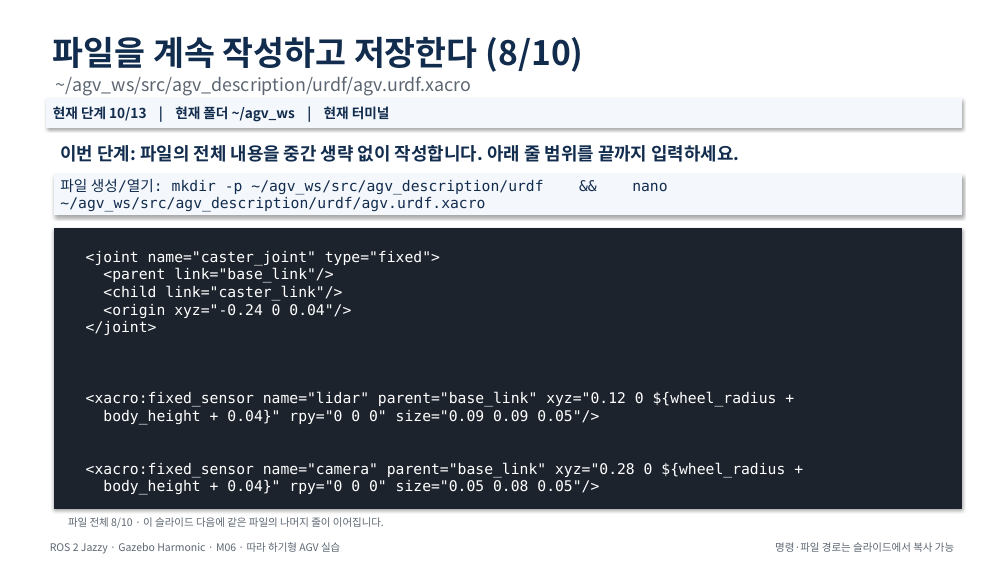
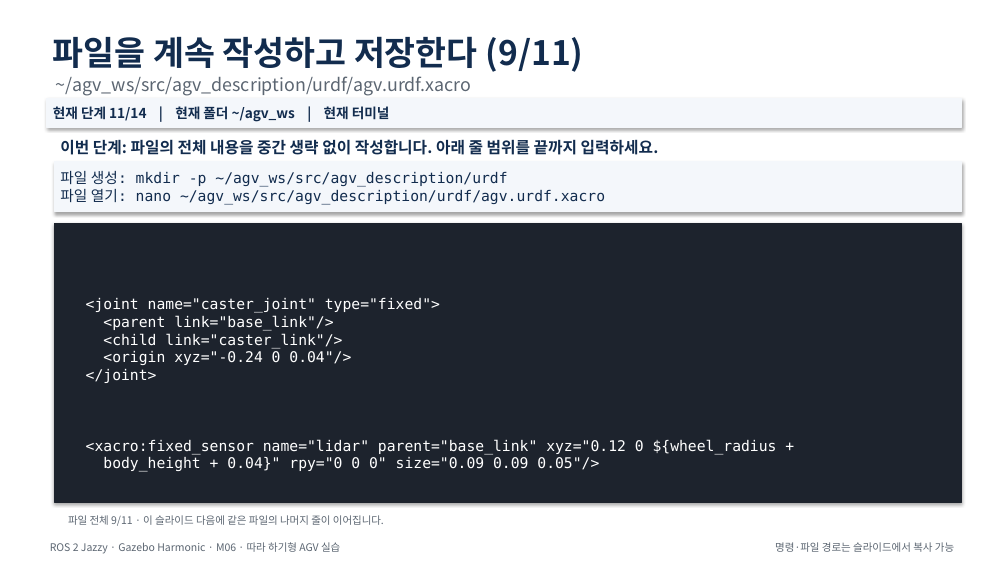
Before and after one commit to choimagon/ros2_curri, a slide deck: slide 17 of blocks/B_robot_build/M06_xacro_modularization/M06_Xacro로_구조_모듈화.pptx (slide 16 before the commit). Drawn at 1008x567 pixels with LibreOffice and Linux fonts; fonts in the diff are those of the drawing. Boxes give left, top, right and bottom in pixels: in the first picture for what was removed or moved away, otherwise in the second. Text is boxed around its words. In the diff, an @@ line names an element or a change of style, - is before the commit and + after.

Commit message:
Fix module presentation layout collisions

```diff
--- a/blocks/B_robot_build/M06_xacro_modularization/M06_Xacro로_구조_모듈화.pptx
+++ b/blocks/B_robot_build/M06_xacro_modularization/M06_Xacro로_구조_모듈화.pptx
@@ text at (53,36,584,72): text changed @@
-파일을 계속 작성하고 저장한다 (8/10)
+파일을 계속 작성하고 저장한다 (9/11)
@@ text in rectangle at (53,106,390,122): text changed @@
-현재 단계 10/13 | 현재 폴더 ~/agv_ws | 현재 터미널
+현재 단계 11/14 | 현재 폴더 ~/agv_ws | 현재 터미널
@@ text "이번 단계: 파일의 전체 내용을 ..." at (60,137,659,158): size 17 to 15 pt @@
@@ rectangle "파일 생성: mkdir -p ~/agv_ws/src/agv_description/urdf ...": place and size @@
-rectangle "파일 생성: mkdir -p ~/agv_ws/src/agv_description/urdf ..." at (54,174,962,215)
+rectangle "파일 생성: mkdir -p ~/agv_ws/src/agv_description/urdf ..." at (54,162,962,212)
@@ text in rectangle at (60,171,605,205): text changed @@
-파일 생성/열기: mkdir -p ~/agv_ws/src/agv_description/urdf && nano ~/agv_ws/src/agv_description/urdf/agv.urdf.xacro
+파일 생성: mkdir -p ~/agv_ws/src/agv_description/urdf
+파일 열기: nano ~/agv_ws/src/agv_description/urdf/agv.urdf.xacro
@@ rectangle "<joint name="caster_joint" type="fixed"> <parent link="base_ ...": place and size @@
-rectangle "<joint name="caster_joint" type="fixed"> <parent link="base_ ..." at (54,228,962,508)
+rectangle "<joint name="caster_joint" type="fixed"> <parent link="base_ ..." at (54,224,962,502)
@@ text in rectangle at (86,298,777,472): text changed @@
-<joint name="caster_joint" type="fixed">
-<parent link="base_link"/>
-<child link="caster_link"/>
-<origin xyz="-0.24 0 0.04"/>
-</joint>
-<xacro:fixed_sensor name="lidar" parent="base_link" xyz="0.12 0 ${wheel_radius +
-body_height + 0.04}" rpy="0 0 0" size="0.09 0.09 0.05"/>
-<xacro:fixed_sensor name="camera" parent="base_link" xyz="0.28 0 ${wheel_radius +
-body_height + 0.04}" rpy="0 0 0" size="0.05 0.08 0.05"/>
+<joint name="caster_joint" type="fixed">
+<parent link="base_link"/>
+<child link="caster_link"/>
+<origin xyz="-0.24 0 0.04"/>
+</joint>
+<xacro:fixed_sensor name="lidar" parent="base_link" xyz="0.12 0 ${wheel_radius +
+body_height + 0.04}" rpy="0 0 0" size="0.09 0.09 0.05"/>
@@ text at (68,515,384,526): text changed @@
-파일 전체 8/10 · 이 슬라이드 다음에 같은 파일의 나머지 줄이 이어집니다.
+파일 전체 9/11 · 이 슬라이드 다음에 같은 파일의 나머지 줄이 이어집니다.
```
Also in this commit, not shown: 23 other slides changed, 3 slides added, 22 other files.
